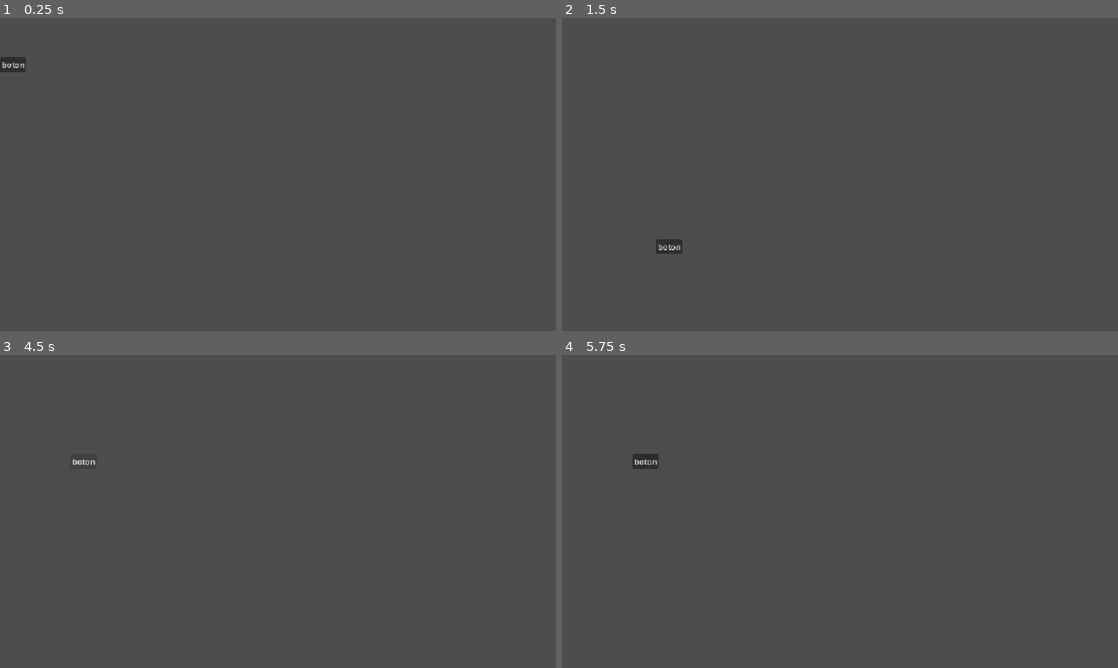
Above: before the commit, frames 1-4 (two rows, left to right).
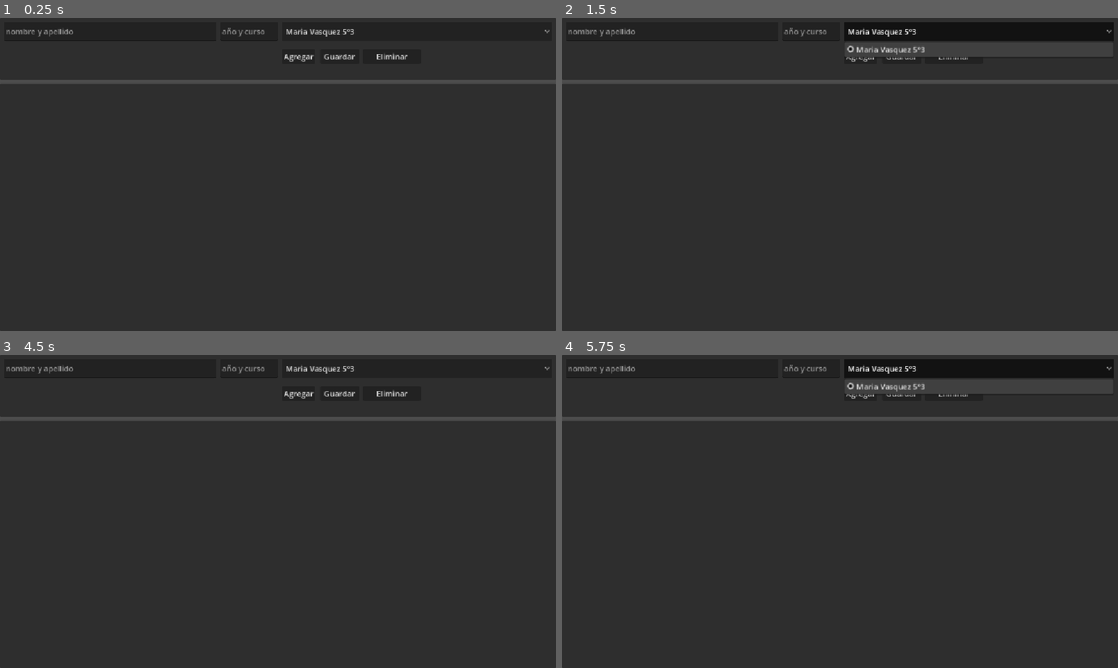
Above: after the commit, the same moments.

Repository: Kiwsety/Evaluacion-De-Profesores
Game: Godot game, scene res://control.tscn
Two runs of this game, one before a commit and one after it. Both use one fixed random seed, a clock stepped at 60 frames per second and the inputs below.
Inputs (mouse positions are in pixels of both pictures, inside the frame that each line leads up to):
- Up to frame 1 (0.25 s): no input
- Up to frame 2 (1.5 s): click (573, 64) at 0.5 s, where only the run before the commit has a clickable "boton"; click (979, 30) at 1.25 s, where only the run after the commit has a clickable "Maria Vasquez 5°3"
- Up to frame 3 (4.5 s): click (300, 392) at 2 s, where only the run after the commit has a clickable "Agregar"; click (339, 392) at 2.75 s, where only the run after the commit has a clickable "Guardar"; click (389, 392) at 3.5 s, where only the run after the commit has a clickable "Eliminar"; click (105, 583) at 4.25 s, where only the run before the commit has a clickable "boton"
- Up to frame 4 (5.75 s): click (979, 367) at 5 s, where only the run after the commit has a clickable "Maria Vasquez 5°3"

The runs differ from the first frame. In frame 1, 98% of the frame differs, in the area x 0-100%, y 0-100%; in frame 2, 96%; in frame 3, 98%; in frame 4, 96%.

Commit message:
0.0.2
* main scene

Diff:
--- a/control.tscn
+++ b/control.tscn
@@ -2,7 +2,7 @@
 
 [ext_resource type="Script" uid="uid://dq7fhp7xedee3" path="res://control.gd" id="1_0fbet"]
 
-[node name="Control" type="Control" unique_id=603310949]
+[node name="Root" type="Control" unique_id=1868849122]
 layout_mode = 3
 anchors_preset = 15
 anchor_right = 1.0
@@ -11,11 +11,65 @@
 grow_vertical = 2
 script = ExtResource("1_0fbet")
 
-[node name="Button" type="Button" parent="." unique_id=1954909113]
+[node name="Teacher" type="Panel" parent="." unique_id=513282063]
+z_index = -1
 layout_mode = 0
-offset_top = 81.0
-offset_right = 54.0
-offset_bottom = 112.0
-text = "boton"
+offset_right = 1152.0
+offset_bottom = 128.0
 
-[connection signal="pressed" from="Button" to="." method="funcion"]
+[node name="Name" type="LineEdit" parent="Teacher" unique_id=1195119120]
+layout_mode = 0
+offset_left = 8.0
+offset_top = 8.0
+offset_right = 448.0
+offset_bottom = 48.0
+placeholder_text = "nombre y apellido"
+
+[node name="Year" type="LineEdit" parent="Teacher" unique_id=741395880]
+layout_mode = 0
+offset_left = 456.0
+offset_top = 8.0
+offset_right = 576.0
+offset_bottom = 48.0
+placeholder_text = "año y curso"
+
+[node name="Teacher Selector" type="OptionButton" parent="Teacher" unique_id=1098339484]
+layout_mode = 0
+offset_left = 584.0
+offset_top = 8.0
+offset_right = 1144.0
+offset_bottom = 48.0
+selected = 0
+item_count = 1
+popup/item_0/text = "Maria Vasquez 5°3"
+popup/item_0/id = 0
+
+[node name="Add" type="Button" parent="Teacher" unique_id=1872989489]
+layout_mode = 0
+offset_left = 584.0
+offset_top = 64.0
+offset_right = 653.0
+offset_bottom = 95.0
+text = "Agregar"
+
+[node name="Guardar" type="Button" parent="Teacher" unique_id=828566000]
+layout_mode = 0
+offset_left = 664.0
+offset_top = 64.0
+offset_right = 744.0
+offset_bottom = 95.0
+text = "Guardar"
+
+[node name="Eliminar" type="Button" parent="Teacher" unique_id=1470155784]
+layout_mode = 0
+offset_left = 752.0
+offset_top = 64.0
+offset_right = 872.0
+offset_bottom = 95.0
+text = "Eliminar"
+
+[node name="Panel" type="PanelContainer" parent="." unique_id=660837688]
+layout_mode = 0
+offset_top = 136.0
+offset_right = 1152.0
+offset_bottom = 648.0
